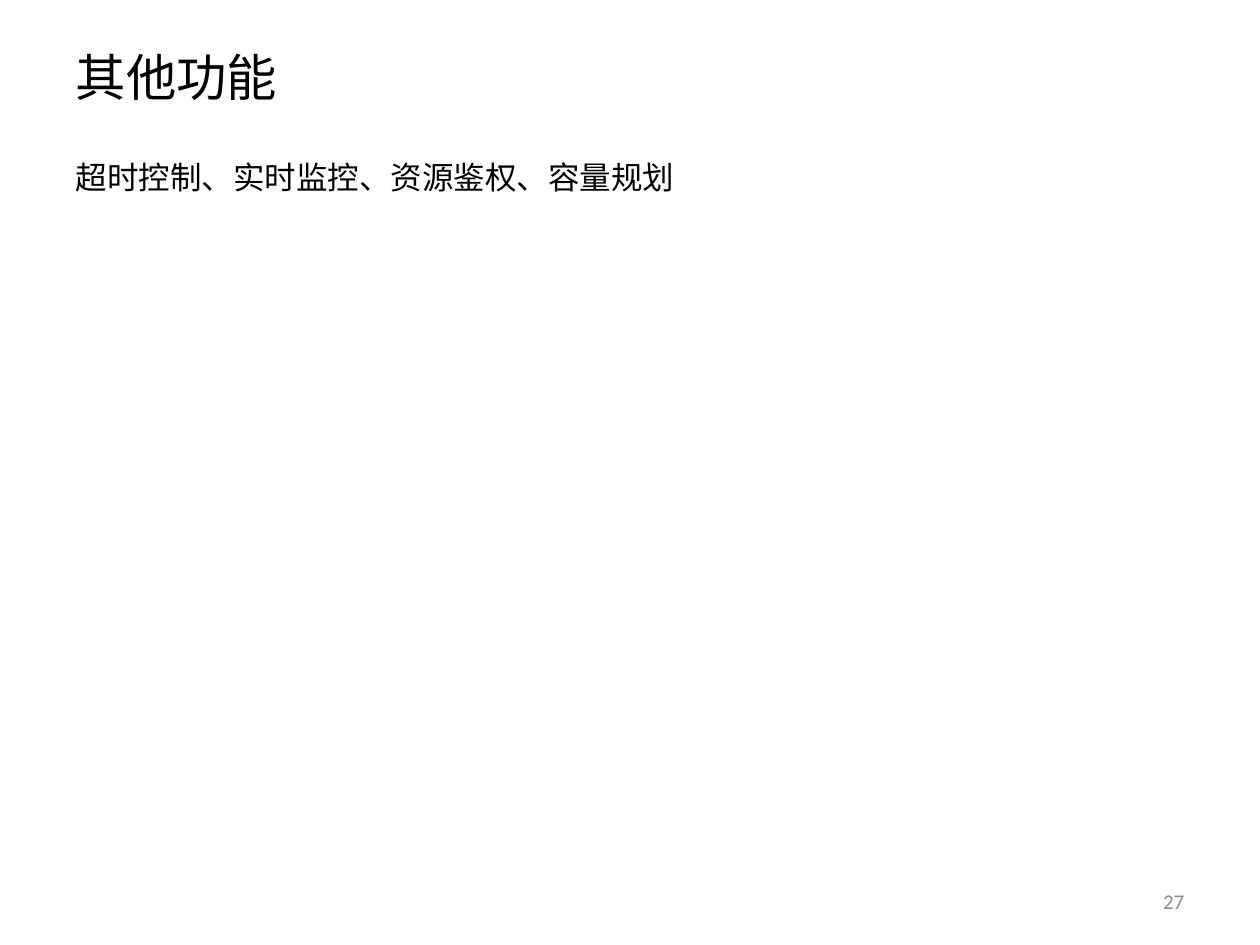
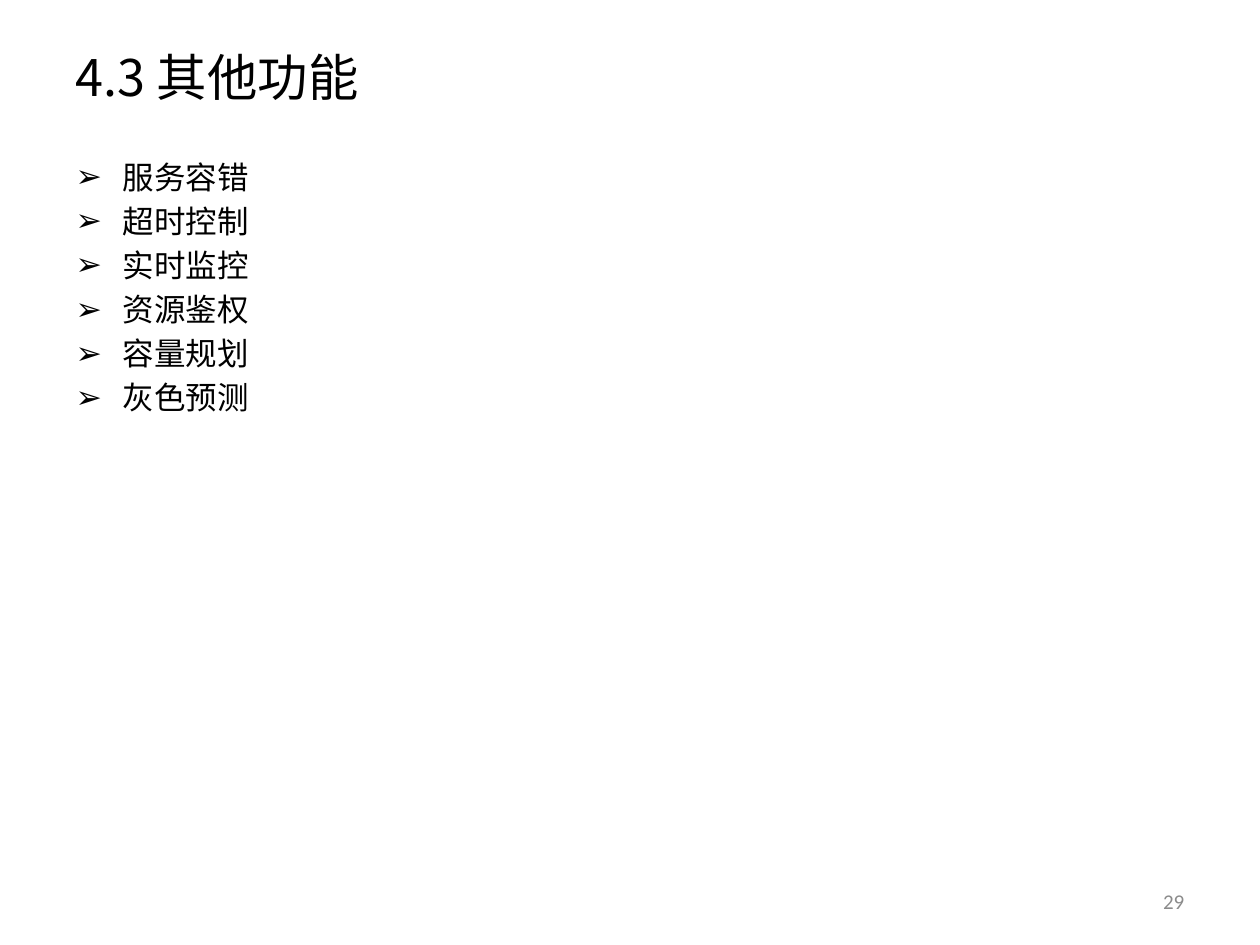
Before and after one commit to yessur3808/neural, a slide deck: slide 29 of docs/Neural_设计方案_V1.3.pptx (slide 27 before the commit). Drawn at 1260x945 pixels with LibreOffice and Linux fonts; fonts in the diff are those of the drawing. Boxes give left, top, right and bottom in pixels: in the first picture for what was removed or moved away, otherwise in the second. Text is boxed around its words. In the diff, an @@ line names an element or a change of style, - is before the commit and + after.

```diff
--- a/docs/Neural_设计方案_V1.3.pptx
+++ b/docs/Neural_设计方案_V1.3.pptx
@@ title at <box>76,53,359,100</box>: text changed @@
-其他功能
+4.3 其他功能
@@ text at <box>123,162,249,412</box>: text changed @@
-超时控制、实时监控、资源鉴权、容量规划
+➢ 服务容错
+➢ 超时控制
+➢ 实时监控
+➢ 资源鉴权
+➢ 容量规划
+➢ 灰色预测
@@ page number at <box>1163,895,1184,909</box>: text changed @@
-27
+29
```
Also in this commit, not shown: 16 other slides changed, 9 slides added, 1 slide removed.
